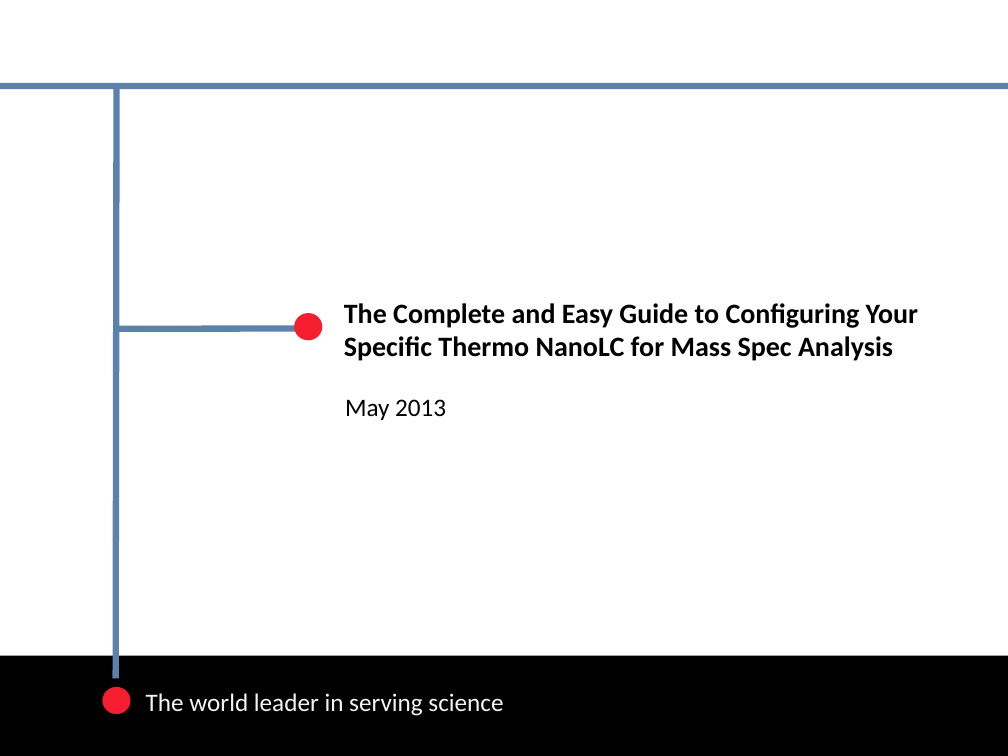
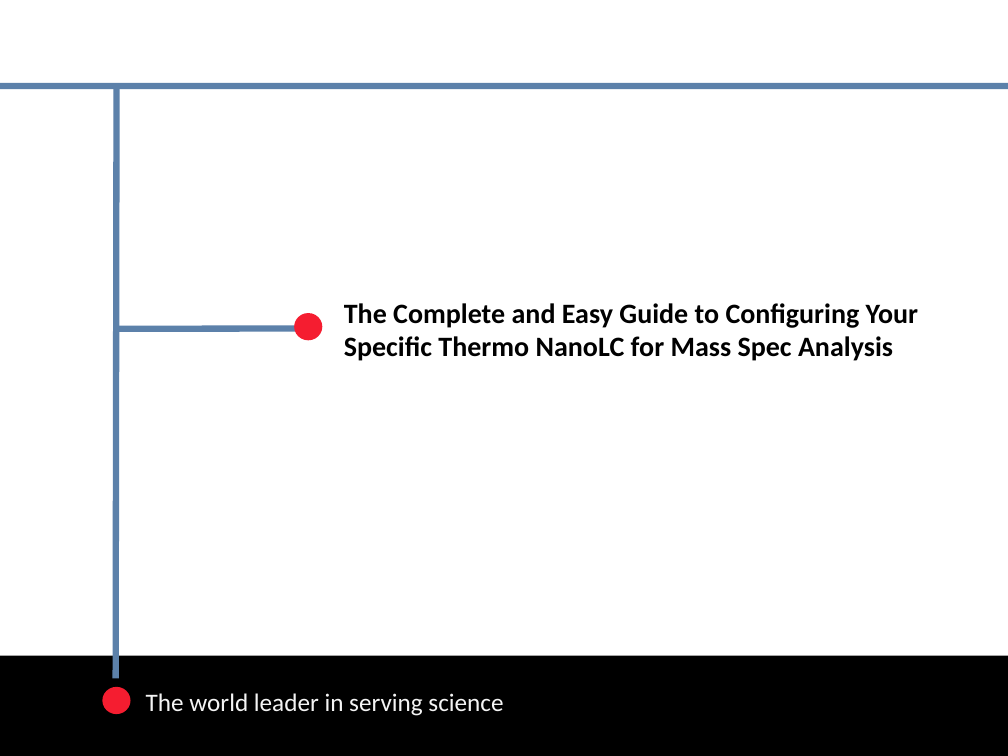
Before and after one commit to ningzhibin/PRC_wiki, a slide deck: slide 1 of docs/nanoLC connection guide_May2013_v2.pptx. Drawn at 1008x756 pixels with LibreOffice and Linux fonts; fonts in the diff are those of the drawing; background and template pictures are left out. Boxes give left, top, right and bottom in pixels: in the first picture for what was removed or moved away, otherwise in the second. Text is boxed around its words. In the diff, an @@ line names an element or a change of style, - is before the commit and + after.

```diff
--- a/docs/nanoLC connection guide_May2013_v2.pptx
+++ b/docs/nanoLC connection guide_May2013_v2.pptx
@@ text removed at (345,399,446,420) @@
-May 2013
```
Also in this commit, not shown: 3 other files.
